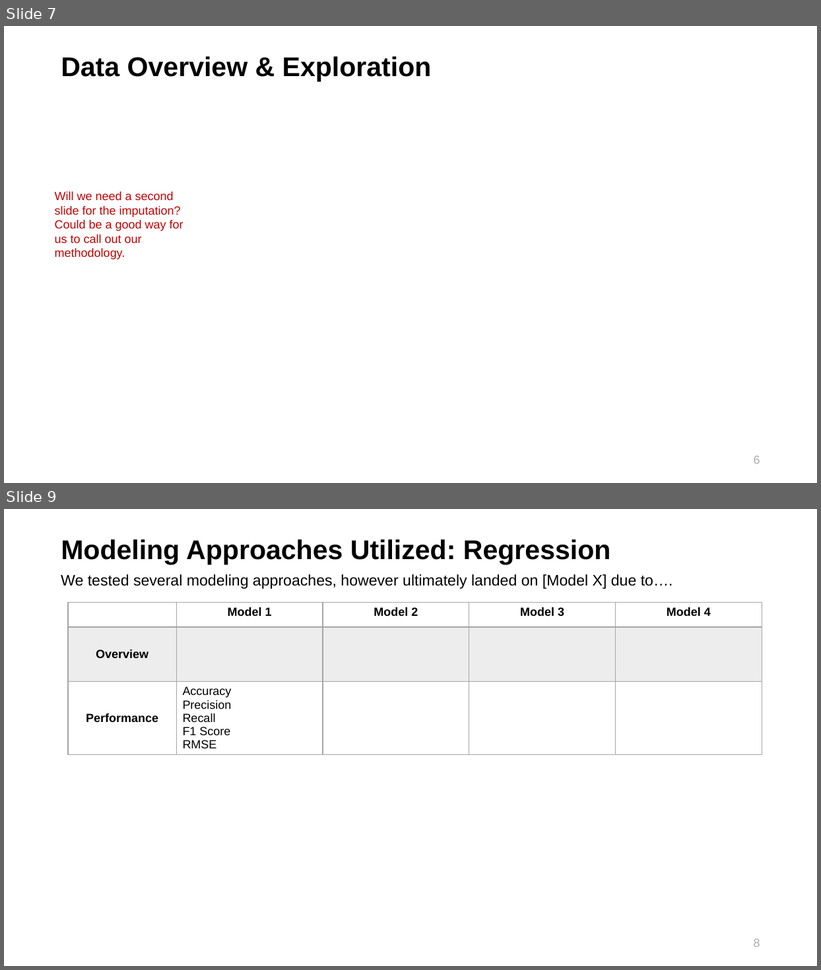
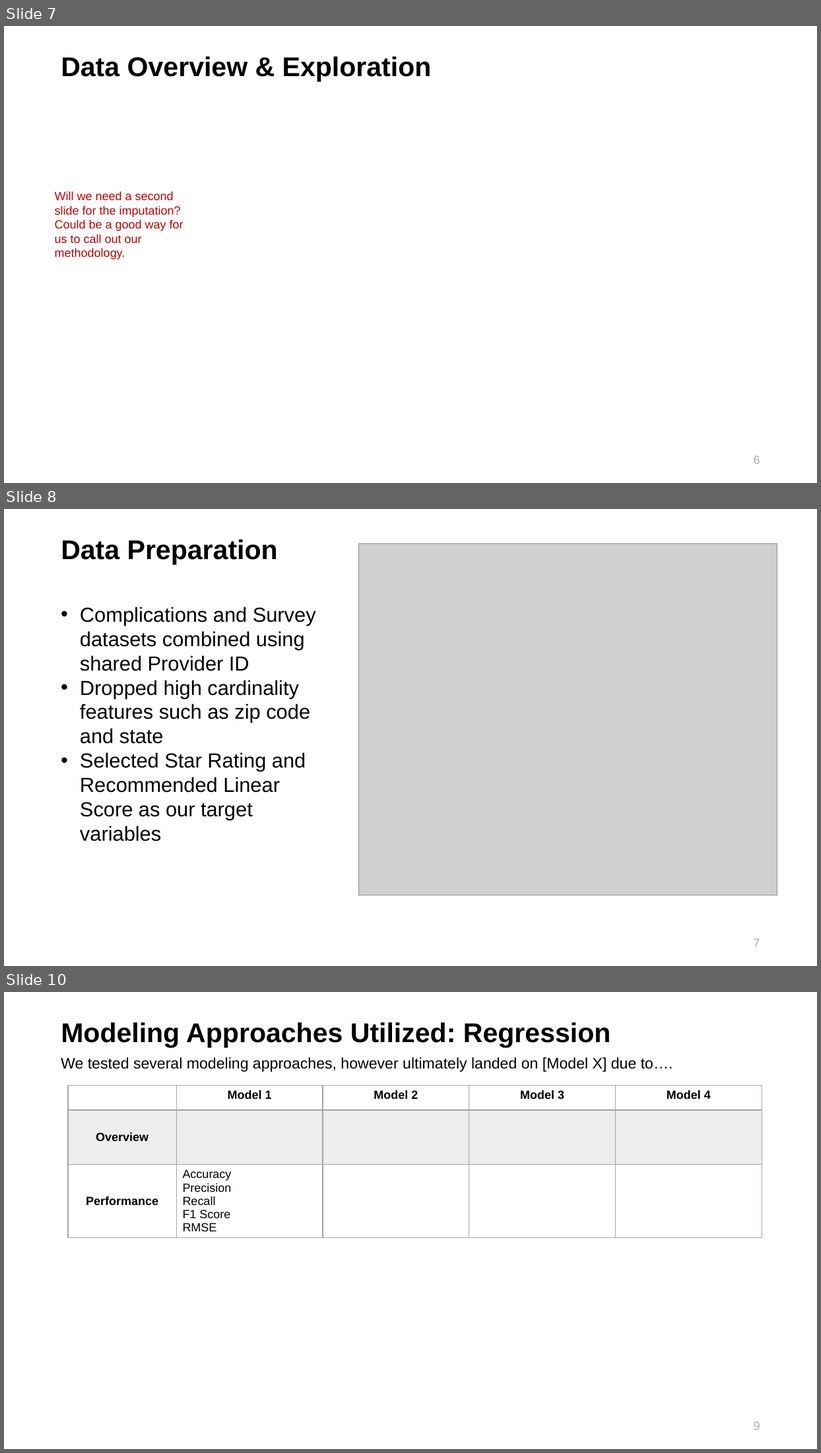
Before and after one commit to maringow/DataMiningGroupProject, a slide deck: Data Mining_Final Project_Hospital Ranking.pptx. Shown one above the other, each under a label of ours: slides 7 and 9 before the commit, slides 7, 8 and 10 after it; the slides between them are not shown. The pictures are 821x970 and 821x1453 pixels, drawn with LibreOffice and Linux fonts; fonts in the diff are those of the drawing; grey boxes stand for pictures; background and template pictures are left out. Boxes give left, top, right and bottom in pixels: in the first picture for what was removed or moved away, otherwise in the second. Text is boxed around its words. In the diff, an @@ line names an element or a change of style, - is before the commit and + after.

```diff
--- a/Data Mining_Final Project_Hospital Ranking.pptx
+++ b/Data Mining_Final Project_Hospital Ranking.pptx
@@ slide 8 added at [4,509,817,966], background picture (left out) @@
@@ title added at [61,539,278,565], 32 pt, text #000000, bold @@
+Data Preparation
@@ picture added at [359,543,778,895] @@
@@ text added at [80,607,316,842], 24 pt, text #000000 @@
+• Complications and Survey datasets combined using shared Provider ID
+• Dropped high cardinality features such as zip code and state
+• Selected Star Rating and Recommended Linear Score as our target variables
@@ page number added at [754,939,760,947], 14 pt, text #AEABAB @@
+7
@@ what was slide 9 is now slide 10 @@
@@ page number at [754,1422,760,1430]: text changed @@
-8
+9
```
Also in this commit, not shown: 1 other slide added, 1 slide removed.
